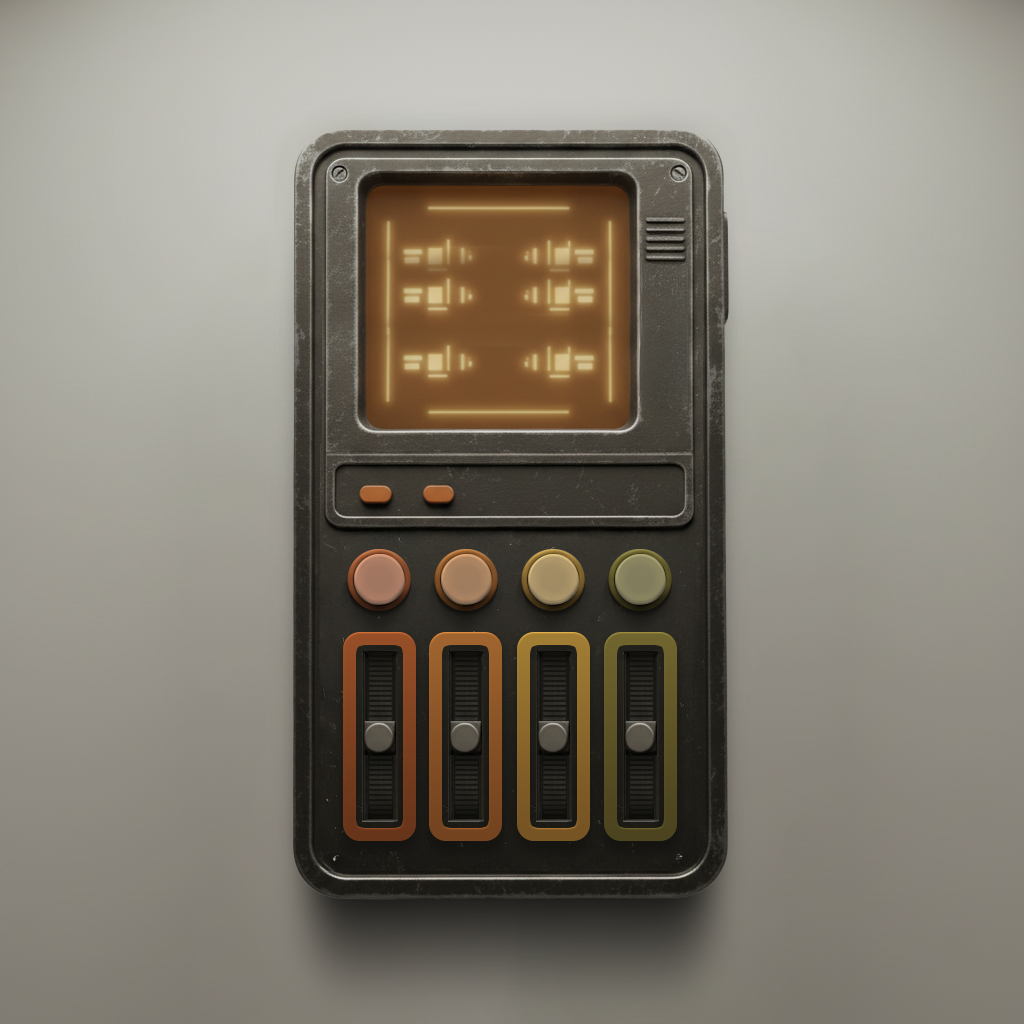
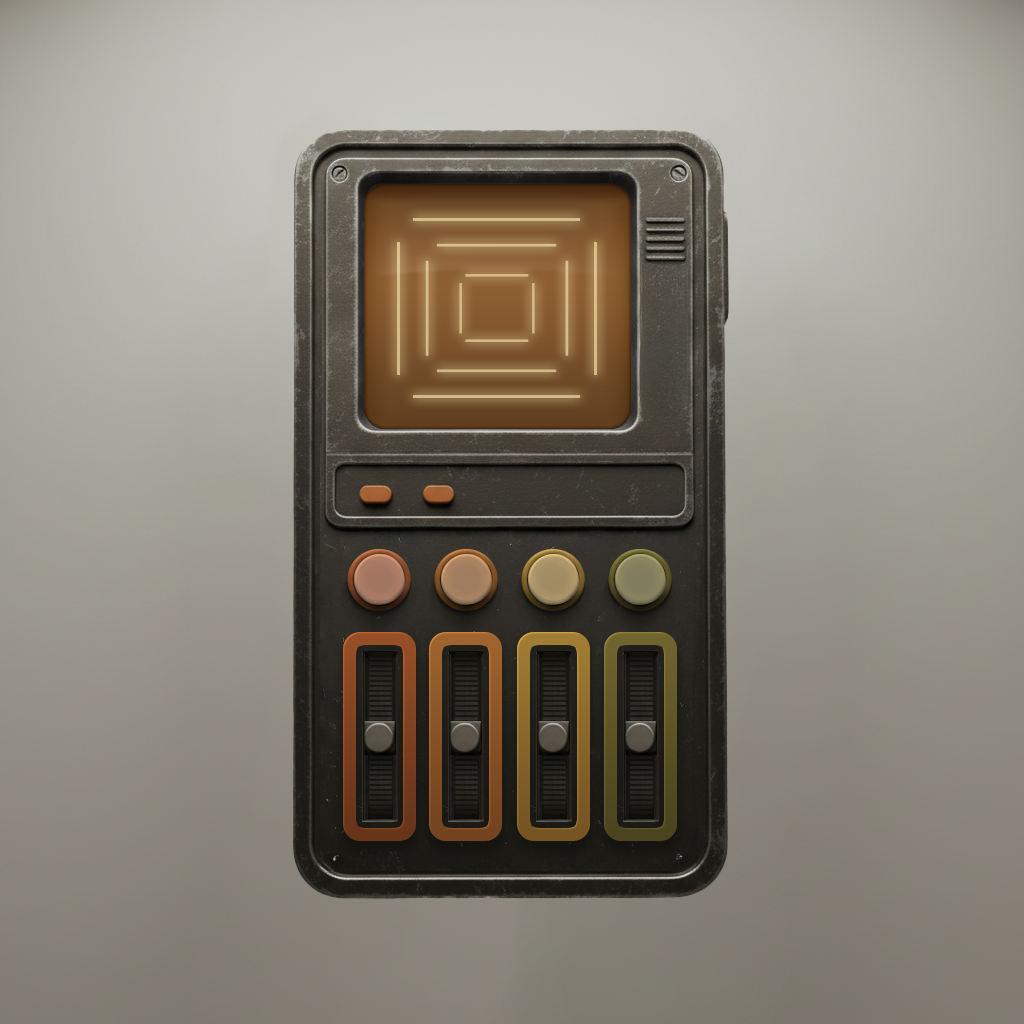
Layer changes from the first (1024, 1024) image to the second:
added group "device" (1st of 2) with 22 layers above "Shadow" over [278,129,743,901]
added group "device" (2nd of 2, in "device") with 2 layers in group "device" over [291,129,731,901]
added layer "screen copy" in group "device" over [291,129,731,901]
added layer "hard Edge" in group "device" over [364,184,631,429]
added group "screen" with 17 layers in group "device" over [279,134,743,440]
added group "glare" (14%) with 3 layers in group "screen" over [279,134,743,399]
added layer "Color Fill 10" in group "glare" over [357,225,637,292]
added layer "Gradient Fill 1" (20%) in group "glare" over [279,134,743,399]
added group "Group 9" (74%) with 1 layers in group "screen" over [397,218,597,398]
added layer "Line 1 copy 8" in group "Group 9" over [397,218,597,398]
added layer "Layer 20 copy 3" in group "screen" over [364,184,631,429]
added layer "Layer 20 copy 2" (53%) in group "screen" over [364,184,631,429]
added layer "Layer 20 copy" in group "screen" over [364,184,631,429]
added layer "Layer 20" in group "screen" over [364,184,631,429]
hid "Device", moved it into group "device" over [291,129,731,901]
hid "Shadow" over [278,108,743,1017]